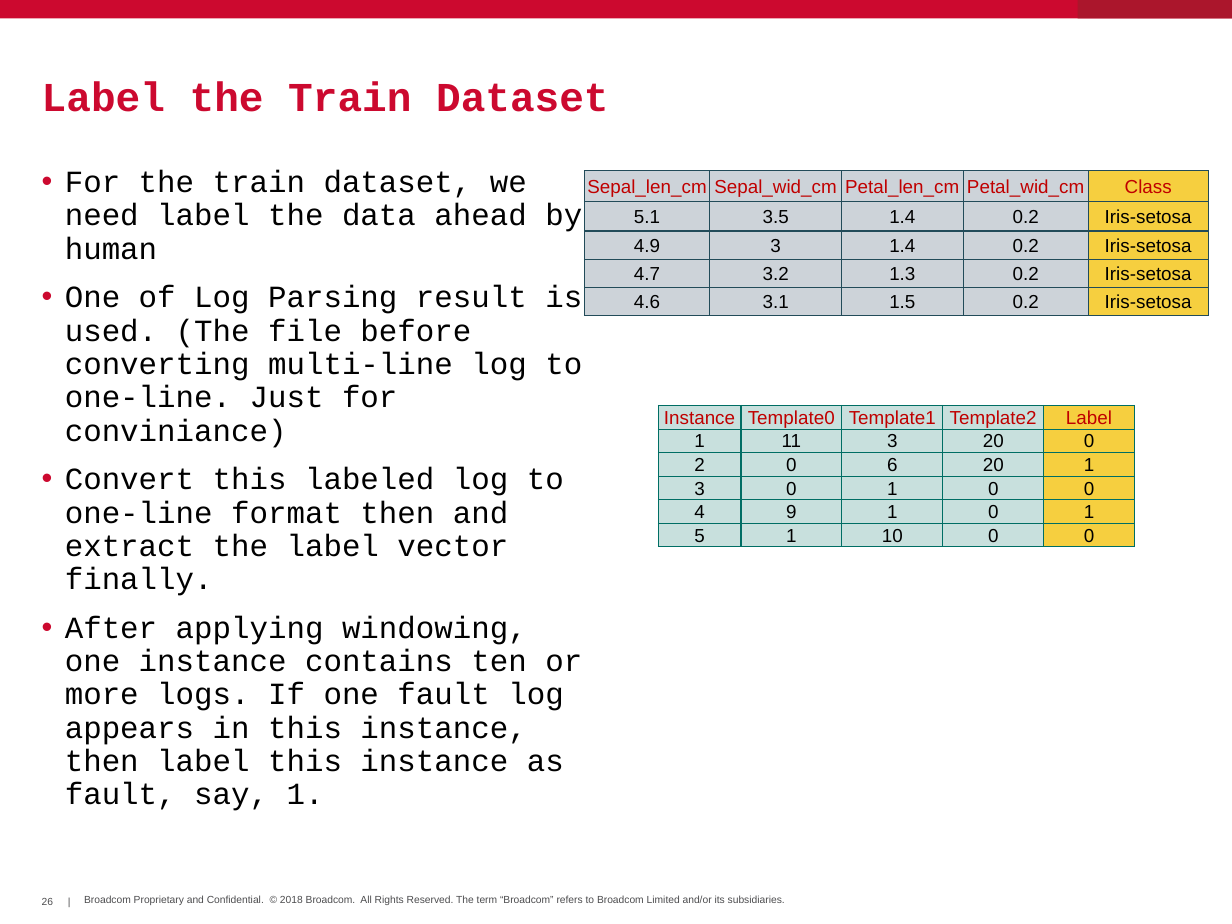
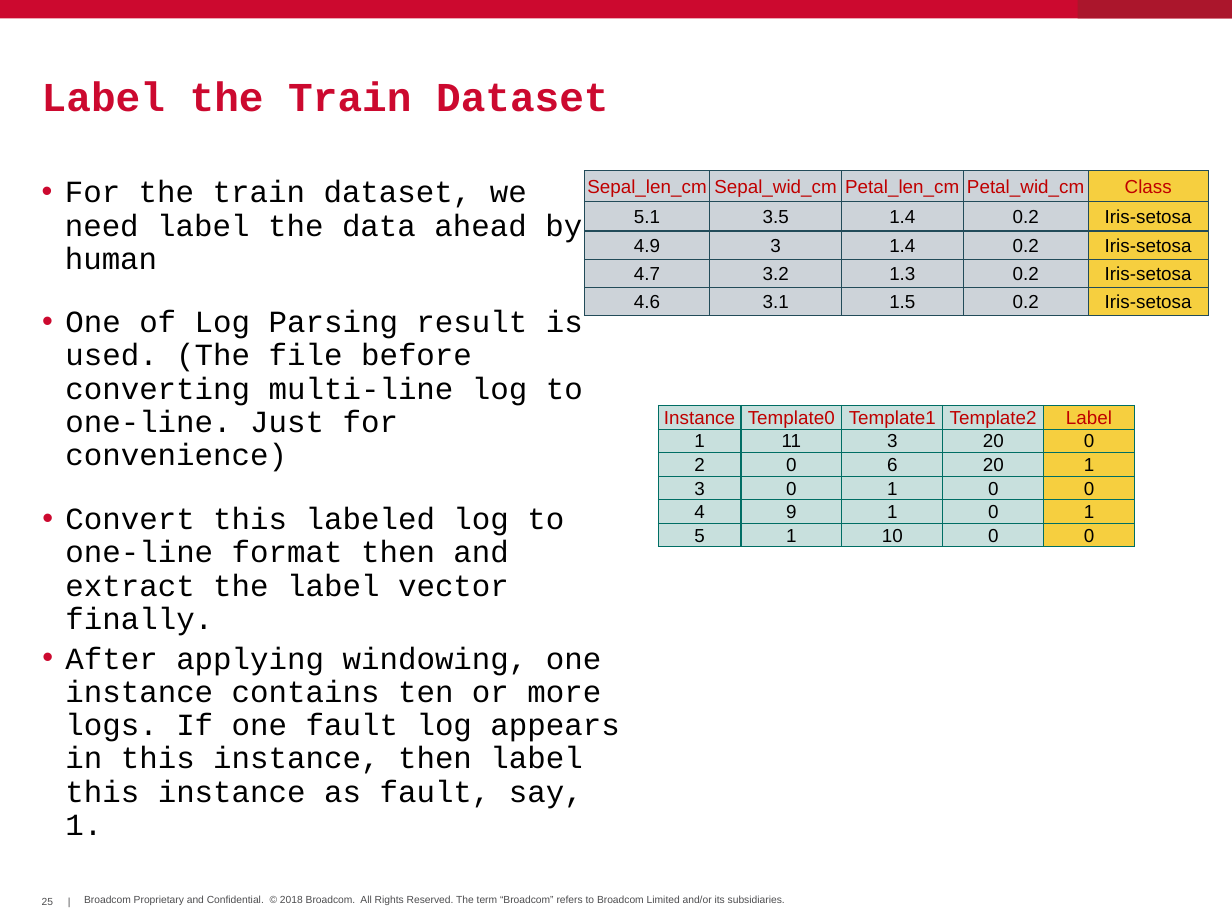
Before and after one commit to hayhan/loganalyzer, a slide deck: slide 25 of papers/LogAnalyzerIntro.pptx (slide 26 before the commit). Drawn at 1232x924 pixels with LibreOffice and Linux fonts; fonts in the diff are those of the drawing; background and template pictures are left out. Boxes give left, top, right and bottom in pixels: in the first picture for what was removed or moved away, otherwise in the second. Text is boxed around its words. In the diff, an @@ line names an element or a change of style, - is before the commit and + after.

```diff
--- a/papers/LogAnalyzerIntro.pptx
+++ b/papers/LogAnalyzerIntro.pptx
@@ text "For the train dataset, we ...": place and size @@
-text "For the train dataset, we ..." at [65,170,582,811]
+text "For the train dataset, we ..." at [65,180,582,270]
@@ text at [65,285,582,811]: paragraphs removed @@
-• One of Log Parsing result is used. (The file before converting multi-line log to one-line. Just for conviniance)
-• Convert this labeled log to one-line format then and extract the label vector finally.
-• After applying windowing, one instance contains ten or more logs. If one fault log appears in this instance, then label this instance as fault, say, 1.
@@ text added at [65,310,583,433], 18 pt, text #000000 @@
+• One of Log Parsing result is used. (The file before converting multi-line log to one-line. Just for convenience)
@@ text added at [65,507,564,597], 18 pt, text #000000 @@
+• Convert this labeled log to one-line format then and extract the label vector finally.
@@ text added at [65,647,619,835], 18 pt, text #000000 @@
+• After applying windowing, one instance contains ten or more logs. If one fault log appears in this instance, then label this instance as fault, say, 1.
@@ page number at [42,898,53,905]: text changed @@
-26
+25
```
Also in this commit, not shown: 1 other slide changed.
